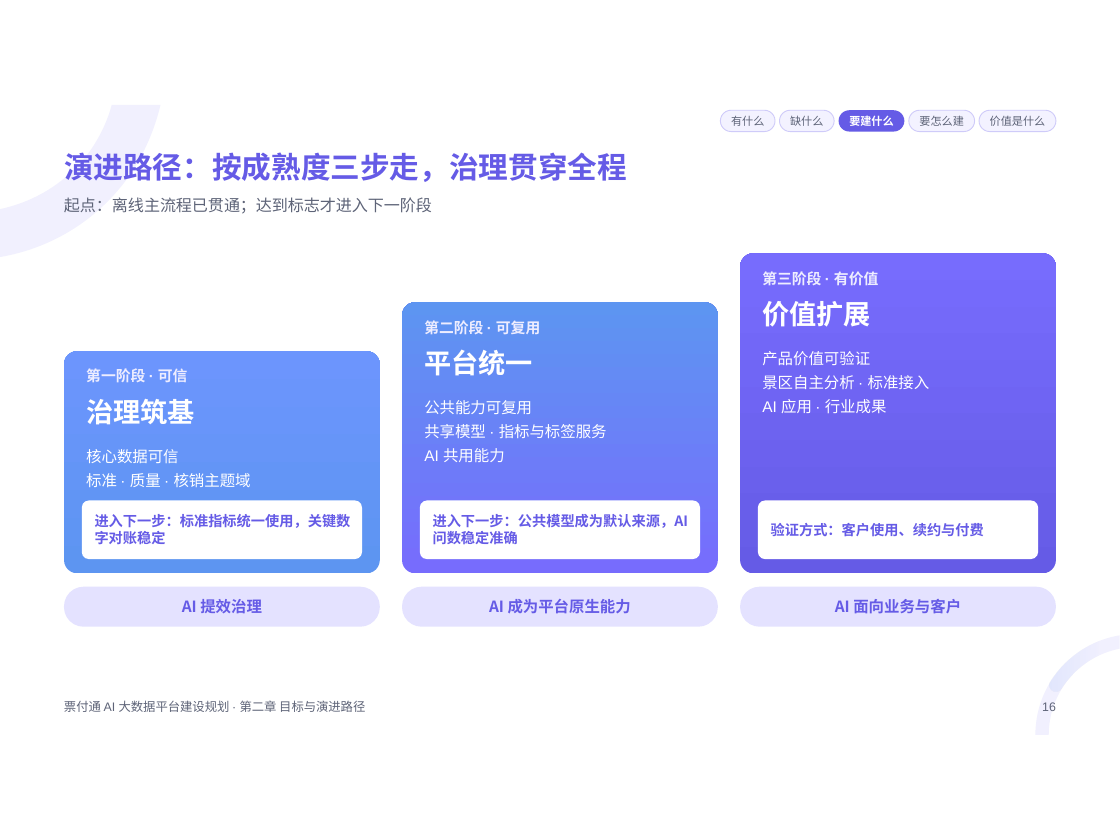
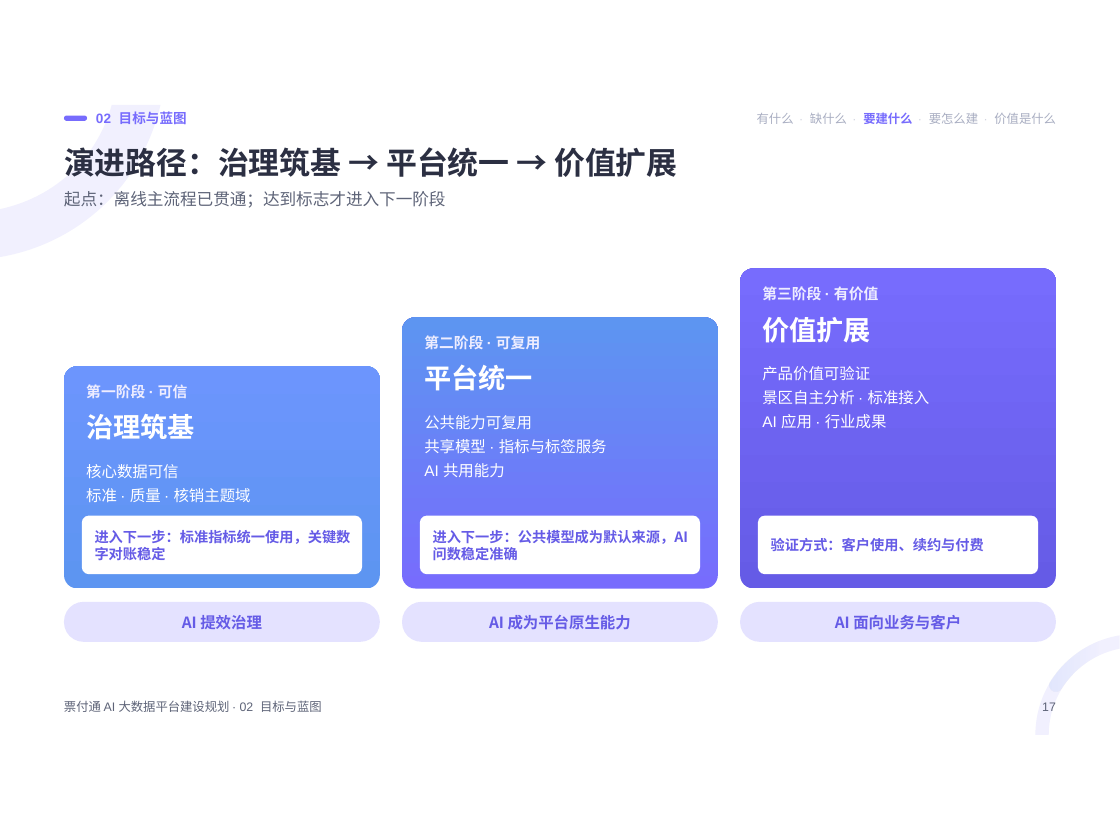
Before and after one commit to keanying/relevance, a slide deck: slide 17 of 票付通AI大数据平台建设规划.pptx (slide 16 before the commit). Drawn at 1120x840 pixels with LibreOffice and Linux fonts; fonts in the diff are those of the drawing. Boxes give left, top, right and bottom in pixels: in the first picture for what was removed or moved away, otherwise in the second. Text is boxed around its words. In the diff, an @@ line names an element or a change of style, - is before the commit and + after.

```diff
--- a/票付通AI大数据平台建设规划.pptx
+++ b/票付通AI大数据平台建设规划.pptx
@@ rounded rectangle added at (64, 116, 87, 121), fill #776CFD @@
@@ text added at (96, 111, 187, 124), 11 pt, text #776CFD, bold @@
+02 目标与蓝图
@@ rounded rectangle removed at (720, 110, 774, 132) @@
-有什么
@@ text added at (757, 112, 1056, 124), 10 pt, text #A9AEC2 @@
+有什么 · 缺什么 · 要建什么 · 要怎么建 · 价值是什么
@@ rounded rectangle removed at (780, 110, 834, 132) @@
-缺什么
@@ rounded rectangle removed at (838, 110, 904, 132) @@
-要建什么
@@ rounded rectangle removed at (908, 110, 974, 132) @@
-要怎么建
@@ rounded rectangle removed at (980, 110, 1056, 132) @@
-价值是什么
@@ title at (64, 147, 677, 177): text changed; size 24 to 25 pt; text colour #655BE6 to #2B2F42 @@
-演进路径：按成熟度三步走，治理贯穿全程
+演进路径：治理筑基 → 平台统一 → 价值扩展
@@ text "起点：离线主流程已贯通；达到标志才进入下一阶段" at (64, 191, 446, 208): size 13 to 13.5 pt @@
@@ 9 texts, 9 rounded rectangles: place and size @@
-9 texts, 9 rounded rectangles at (64, 253, 1056, 627)
+9 texts, 9 rounded rectangles at (64, 268, 1056, 642)
@@ text at (64, 700, 322, 712): text changed @@
-票付通 AI 大数据平台建设规划 · 第二章 目标与演进路径
+票付通 AI 大数据平台建设规划 · 02 目标与蓝图
@@ text at (1042, 702, 1056, 711): text changed @@
-16
+17
```
Also in this commit, not shown: 51 other slides changed, 1 slide added, 1 slide removed.
